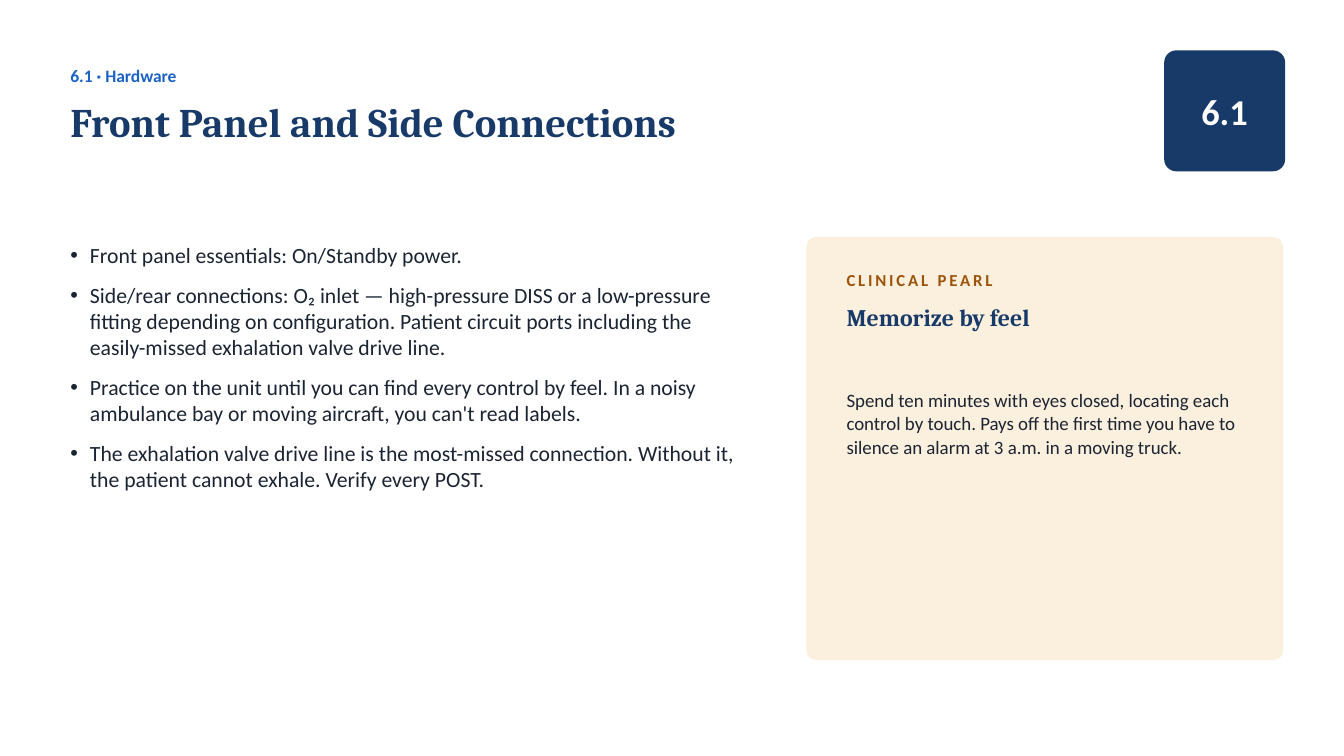
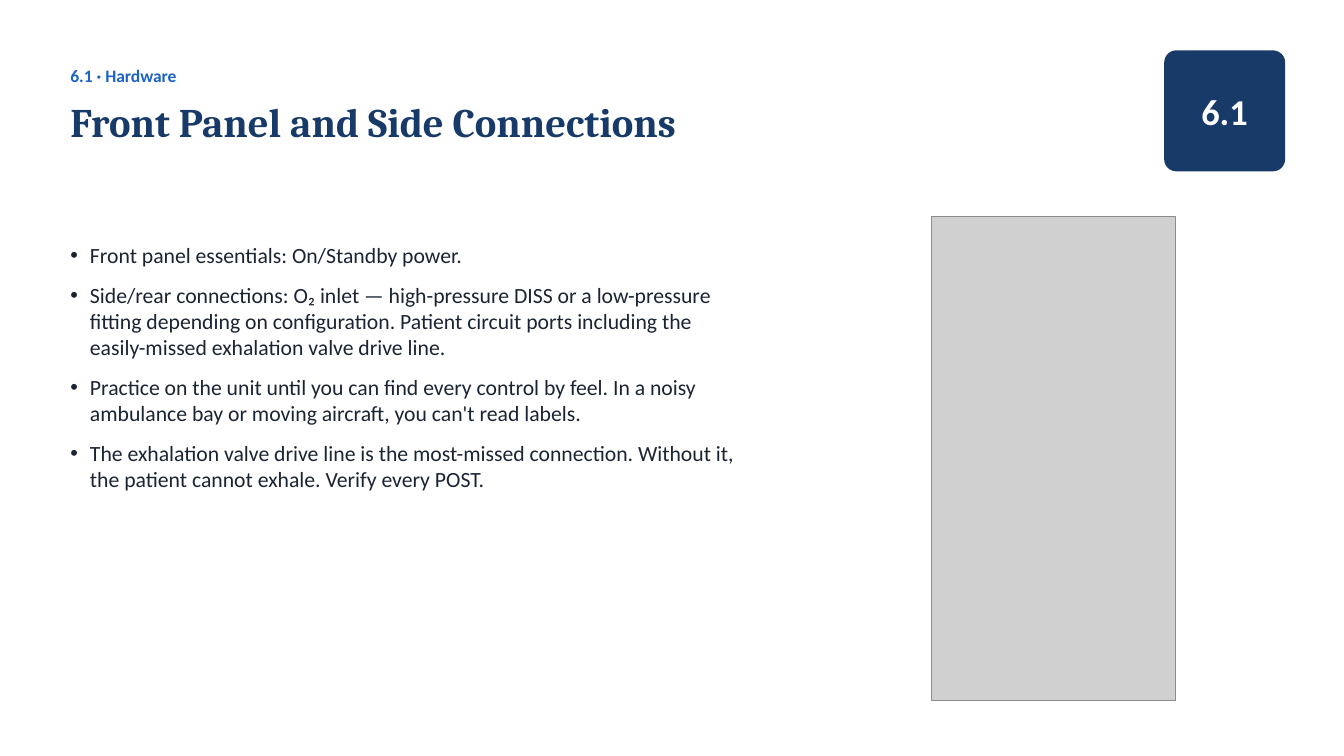
Before and after one commit to amr-kc-protocols/amr-kc-protocols, a slide deck: slide 57 of vta/slides/Ventilator_Academy_Full_Course.pptx. Drawn at 1344x756 pixels with LibreOffice and Linux fonts; fonts in the diff are those of the drawing; grey boxes stand for pictures. Boxes give left, top, right and bottom in pixels: in the first picture for what was removed or moved away, otherwise in the second. Text is boxed around its words. In the diff, an @@ line names an element or a change of style, - is before the commit and + after.

```diff
--- a/vta/slides/Ventilator_Academy_Full_Course.pptx
+++ b/vta/slides/Ventilator_Academy_Full_Course.pptx
@@ rounded rectangle removed at bbox=[807, 237, 1284, 660] @@
@@ picture added at bbox=[932, 217, 1177, 701] @@
@@ text removed at bbox=[847, 275, 993, 286] @@
-CLINICAL PEARL
@@ text removed at bbox=[847, 309, 1030, 331] @@
-Memorize by feel
@@ text removed at bbox=[847, 394, 1235, 458] @@
-Spend ten minutes with eyes closed, locating each control by touch. Pays off the first time you have to silence an alarm at 3 a.m. in a moving truck.
```
Also in this commit, not shown: 9 other slides changed, 16 other files.
